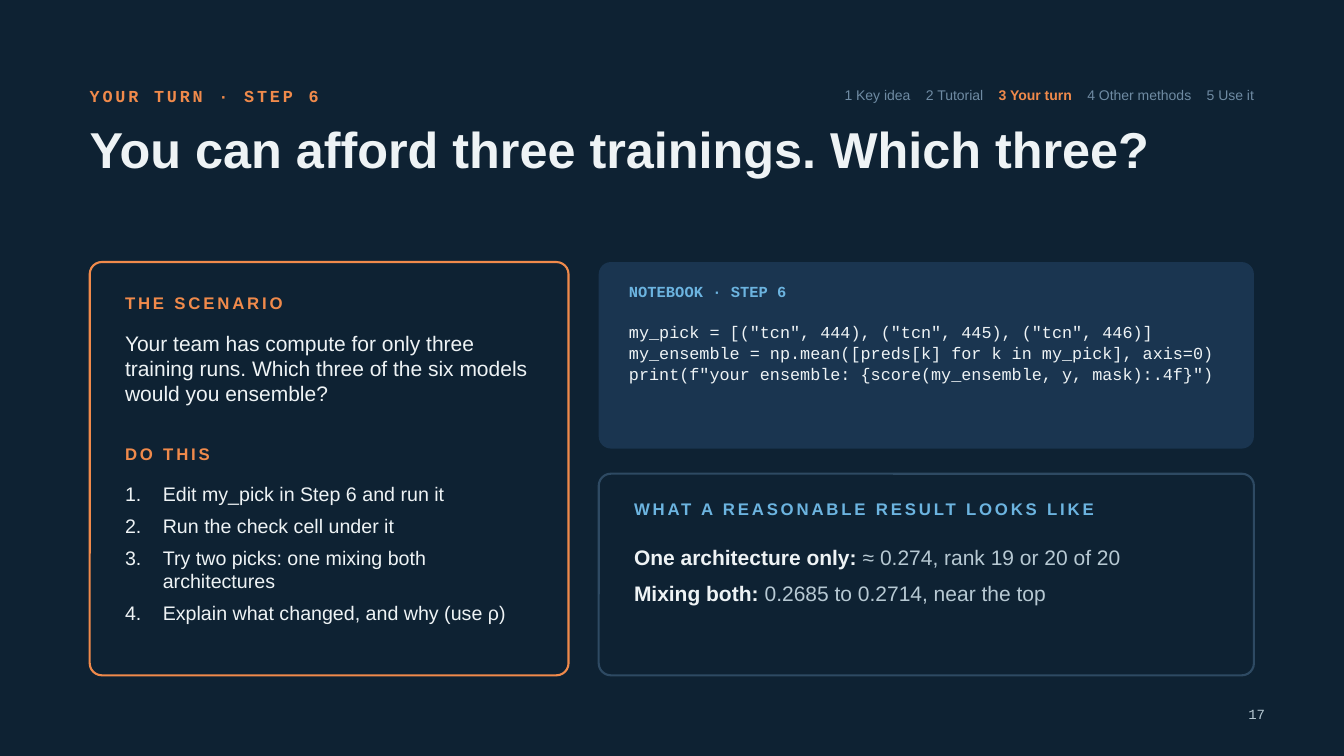
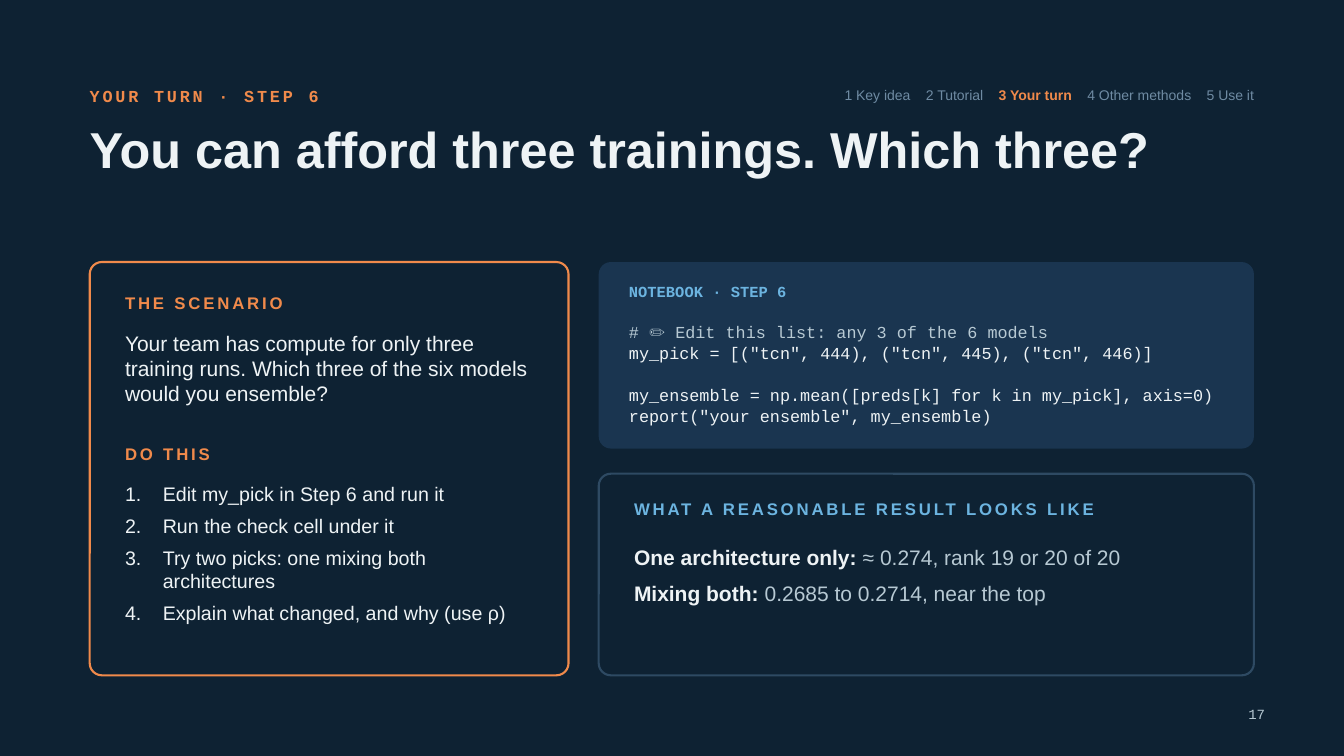
Before and after one commit to damianlapenavidal/ensemble-workshop, a slide deck: slide 17 of slides/ensemble-workshop.pptx. Drawn at 1344x756 pixels with LibreOffice and Linux fonts; fonts in the diff are those of the drawing. Boxes give left, top, right and bottom in pixels: in the first picture for what was removed or moved away, otherwise in the second. Text is boxed around its words. In the diff, an @@ line names an element or a change of style, - is before the commit and + after.

```diff
--- a/slides/ensemble-workshop.pptx
+++ b/slides/ensemble-workshop.pptx
@@ text at [675,326,1048,342]: paragraph added @@
+# ✏️ Edit this list: any 3 of the 6 models
@@ text at [629,410,992,426]: text changed @@
-print(f"your ensemble: {score(my_ensemble, y, mask):.4f}")
+report("your ensemble", my_ensemble)
```
Also in this commit, not shown: 16 other slides changed, 1 slide removed, 3 other files.
